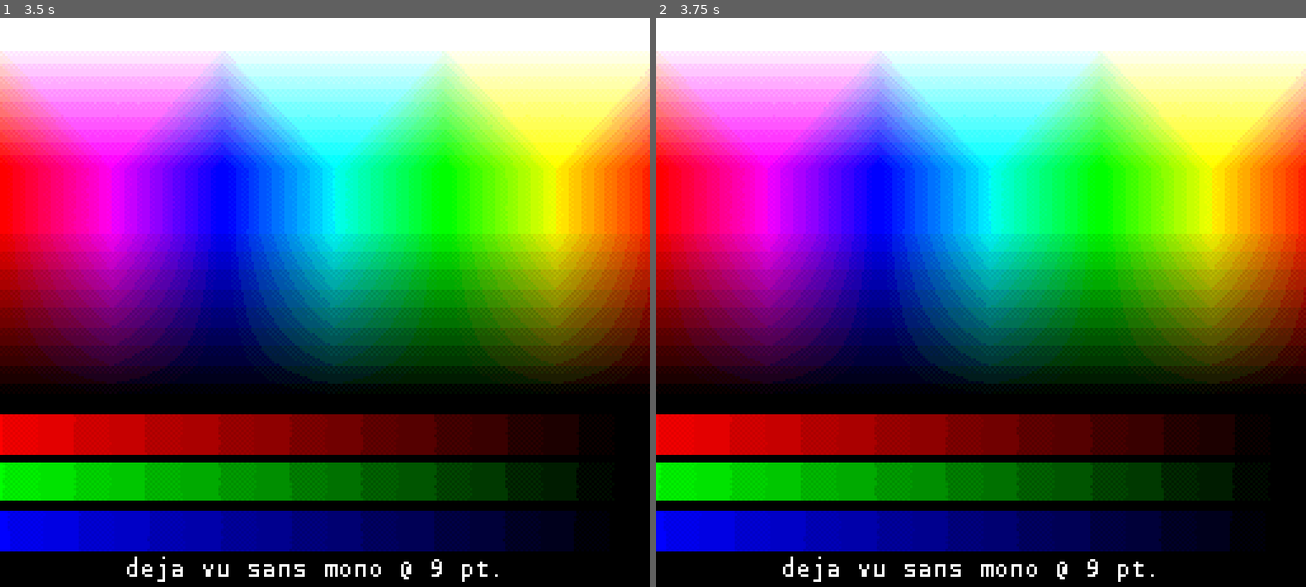
Above: before the commit, frames 1-2 (left to right).
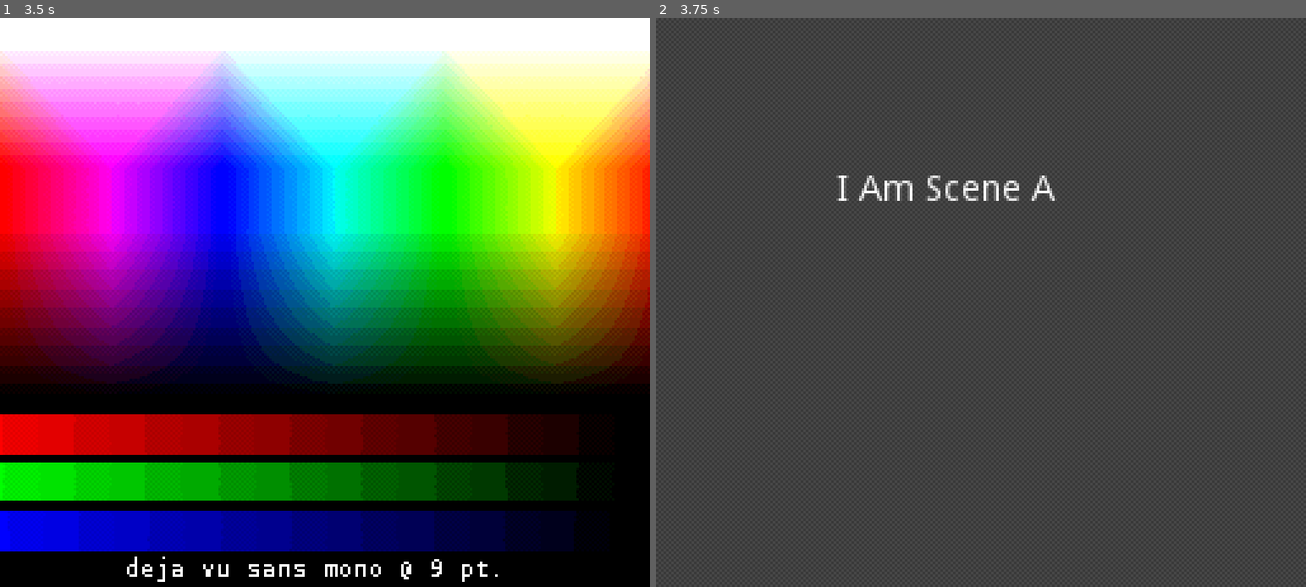
Above: after the commit, the same moments.

Repository: illegalinstruction/itch_32bit_hol_jam_entry_001
Game: Godot game, scene res://main.tscn
Two runs of this game, one before a commit and one after it. Both use one fixed random seed, a clock stepped at 60 frames per second and the inputs below. The engine's default icon, where the game draws it, is replaced by a stand-in: a white triangle on a blue panel in a dark square.
Inputs:
- Up to frame 1 (3.5 s): tap Enter at 0.5, 2 s; hold W 0.53-1.28 s; hold Q 0.53-1.28 s; tap Space at 1.25, 2.75 s; hold S 1.28-2.03 s; tap Q at 1.35, 2.85 s; hold Q 2.03-2.78 s; hold W from 2.03 s (still down)
- Up to frame 2 (3.75 s): tap Enter at 3.5 s; release W at 3.53 s; hold A from 3.53 s (still down); hold Q from 3.53 s (still down)

Frame 1 is identical in both runs. In frame 2, 100% of the frame differs, in the area x 0-100%, y 0-100%.
Error after the commit: Parse Error: Variable "y_index" already defined in the scope (at line 25).

Commit message:
Screen transition + some project adjustments

Diff:
--- /dev/null
+++ b/godot-proj/gameplay.tscn
@@ -0,0 +1,11 @@
+[gd_scene format=2]
+
+[node name="gameplay_root" type="Node2D"]
+
+[node name="Label" type="Label" parent="."]
+margin_left = 130.767
+margin_top = 94.5632
+margin_right = 170.767
+margin_bottom = 108.563
+text = "Hello, I Am
+Scene B"
--- a/godot-proj/global.gd
+++ b/godot-proj/global.gd
@@ -193,7 +193,7 @@
 				if (screenwipe_next_scene == null):
 					get_tree().quit();
 				else:
-					get_tree().change_scene_to(screenwipe_next_scene);
+					get_node("/root/main/colour_ruiner/game_root").change_scene_to(screenwipe_next_scene);
 		else:
 			screenwipe_anim_clock -= 1;
 			if (screenwipe_anim_clock < 1):
--- /dev/null
+++ b/godot-proj/helper_screenwipe.tscn
@@ -0,0 +1,51 @@
+[gd_scene load_steps=3 format=2]
+
+[ext_resource path="res://icon.png" type="Texture" id=1]
+
+[sub_resource type="GDScript" id=1]
+script/source = "extends Node2D
+
+const CIRCLES_PER_ROW : int = 9;
+const CIRCLES_PER_COL : int = 8;
+
+
+#-------------------------------------------------------------------------------
+
+func _ready():
+	set_process(true);
+	return;
+
+#-------------------------------------------------------------------------------
+
+func _process(_ignored):
+	update();  # force a repaint
+
+#-------------------------------------------------------------------------------
+
+func _draw():
+	if (Global.screenwipe_anim_clock == 0):
+		return;
+
+	var x_index;
+	var y_index;
+
+	for y_index in range(0, CIRCLES_PER_COL) :
+
+		var circle_size : int =  clamp(Global.screenwipe_anim_clock - (y_index * 6.5), 0, 40);
+
+		if (Global.screenwipe_direction):
+			for x_index in range(0, CIRCLES_PER_ROW) :
+				draw_circle(Vector2(x_index * 32.0, y_index * 31.0), circle_size, Color.black);
+		else:
+			for x_index in range(0, CIRCLES_PER_ROW) :
+				draw_circle(Vector2(x_index * 32.0, 224 - (y_index * 31.0)), circle_size, Color.black);
+	return;
+
+		"
+
+[node name="helper_screenwipe" type="Node2D"]
+script = SubResource( 1 )
+
+[node name="dummy" type="Sprite" parent="."]
+position = Vector2( -108.181, 139.089 )
+texture = ExtResource( 1 )
--- a/godot-proj/main.tscn
+++ b/godot-proj/main.tscn
@@ -47,6 +47,33 @@
 	self.add_child(next_scene.instance());
 	return;"
 
+[sub_resource type="GDScript" id=4]
+script/source = "extends Node2D
+
+# Declare member variables here. Examples:
+# var a = 2
+# var b = \"text\"
+
+var ticks : int = 0;
+
+# Called when the node enters the scene tree for the first time.
+func _ready():
+	var screenwipe = load(\"res://helper_screenwipe.tscn\");
+	add_child(screenwipe.instance());
+	Global.new_scene_screenwipe_start();
+	self.set_process(true);
+	return;
+
+# Called every frame. 'delta' is the elapsed time since the previous frame.
+func _process(_ignored):
+	if(Global.screenwipe_active == false):
+		ticks = ticks + 1;
+
+	if (ticks > 59):
+		Global.change_scene_to(load(\"res://main_menu.tscn\"));
+	return;
+"
+
 [node name="main" type="Node2D"]
 
 [node name="colour_ruiner" type="ViewportContainer" parent="."]
@@ -60,6 +87,9 @@
 render_target_update_mode = 3
 script = SubResource( 3 )
 
-[node name="Sprite2" type="Sprite" parent="colour_ruiner/game_root"]
+[node name="splash_screen_root" type="Node2D" parent="colour_ruiner/game_root"]
+script = SubResource( 4 )
+
+[node name="Sprite" type="Sprite" parent="colour_ruiner/game_root/splash_screen_root"]
 texture = ExtResource( 1 )
 centered = false
--- /dev/null
+++ b/godot-proj/main_menu.tscn
@@ -0,0 +1,30 @@
+[gd_scene load_steps=2 format=2]
+
+[sub_resource type="GDScript" id=1]
+script/source = "extends Node2D
+
+# Declare member variables here. Examples:
+# var a = 2
+# var b = \"text\"
+
+# Called when the node enters the scene tree for the first time.
+func _ready():
+	var screenwipe = load(\"res://helper_screenwipe.tscn\");
+	add_child(screenwipe.instance());
+	Global.new_scene_screenwipe_start();
+	pass # Replace with function body.
+
+# Called every frame. 'delta' is the elapsed time since the previous frame.
+#func _process(delta):
+#	pass
+"
+
+[node name="main_menu_root" type="Node2D"]
+script = SubResource( 1 )
+
+[node name="Label" type="Label" parent="."]
+margin_left = 71.3277
+margin_top = 61.0608
+margin_right = 157.328
+margin_bottom = 75.0608
+text = "I Am Scene A"
--- a/godot-proj/project.godot
+++ b/godot-proj/project.godot
@@ -17,6 +17,7 @@
 
 config/name="Kristen Kringle, Plague Doctor"
 run/main_scene="res://main.tscn"
+run/frame_delay_msec=25
 config/icon="res://icon.png"
 
 [autoload]
Not shown: 1 places in godot-proj/main.tscn that only renumber resources
